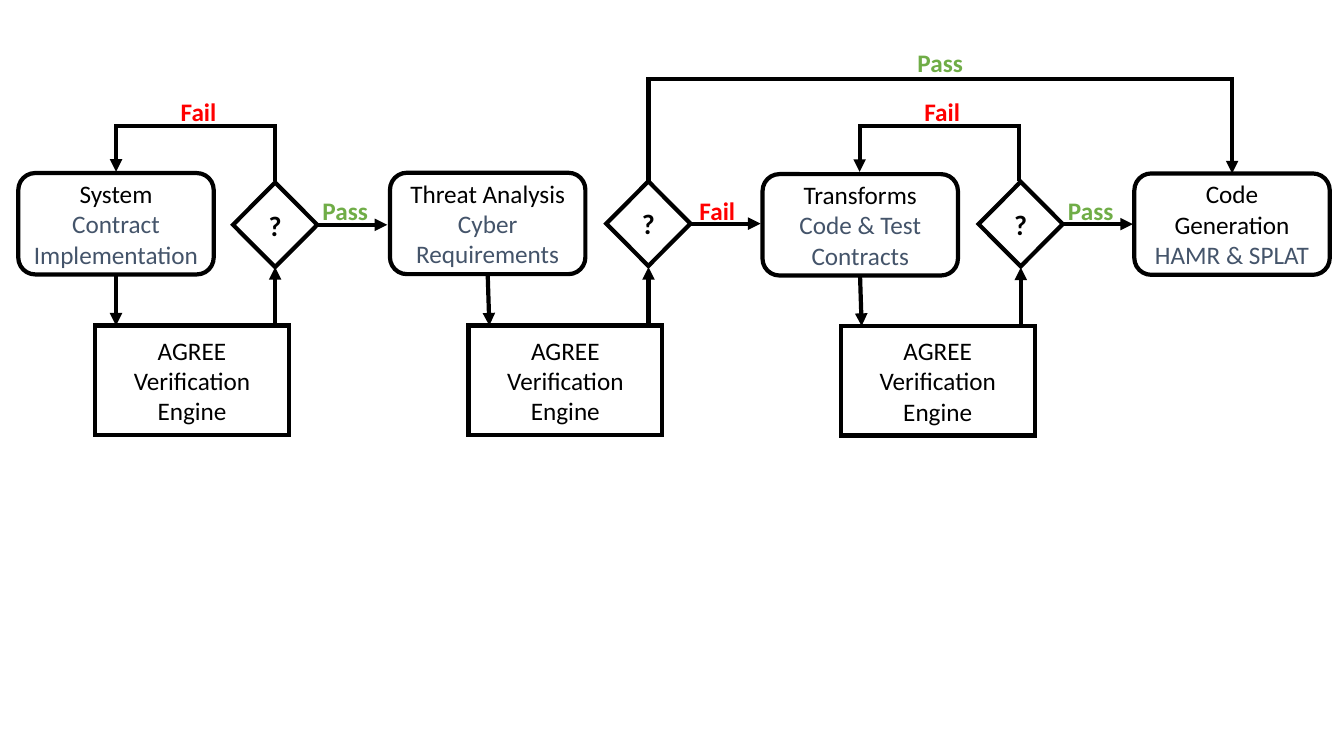
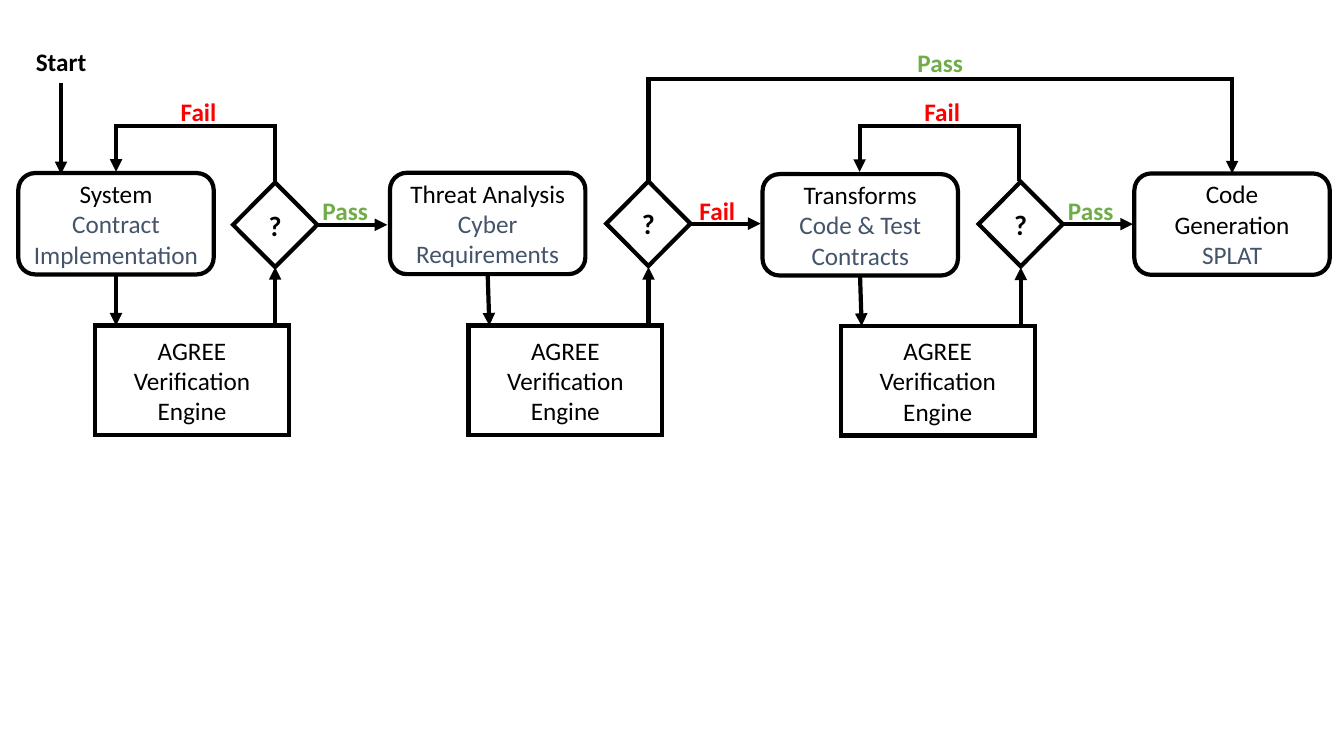
Before and after one commit to ericmercer/verified-mon-flt-synthesis, a slide deck: slide 1 of paper/figs/workflow.pptx. Drawn at 1344x756 pixels with LibreOffice and Linux fonts; fonts in the diff are those of the drawing. Boxes give left, top, right and bottom in pixels: in the first picture for what was removed or moved away, otherwise in the second. Text is boxed around its words. In the diff, an @@ line names an element or a change of style, - is before the commit and + after.

```diff
--- a/paper/figs/workflow.pptx
+++ b/paper/figs/workflow.pptx
@@ text added at box(36, 54, 86, 71), 18 pt, text #000000, bold @@
+Start
@@ arrow added from (62, 83) to (62, 174), #000000 3 pt @@
@@ text in rounded rectangle at box(1202, 247, 1262, 264): text changed @@
-HAMR & SPLAT
+SPLAT
```
Also in this commit, not shown: 1 other file.
